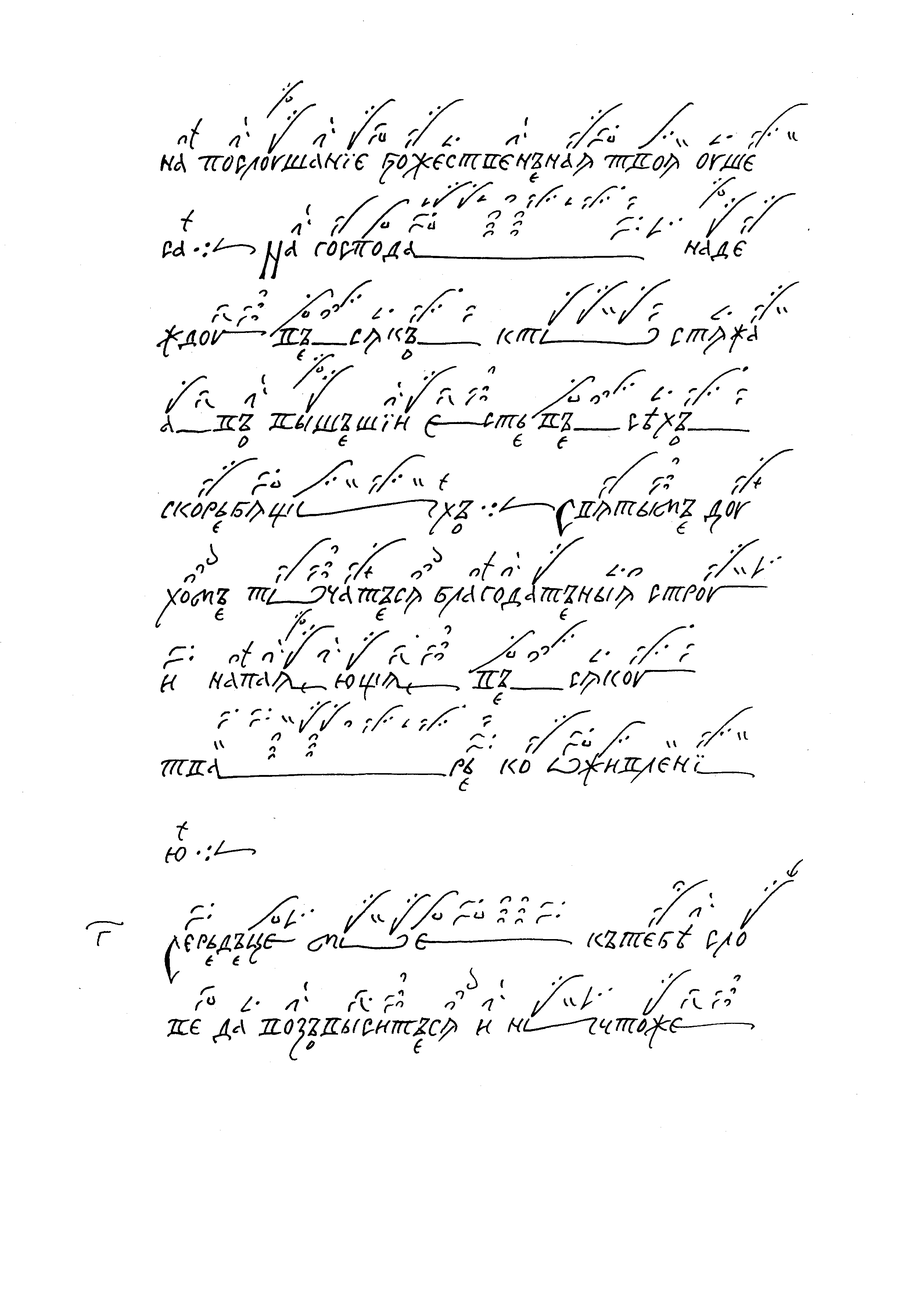
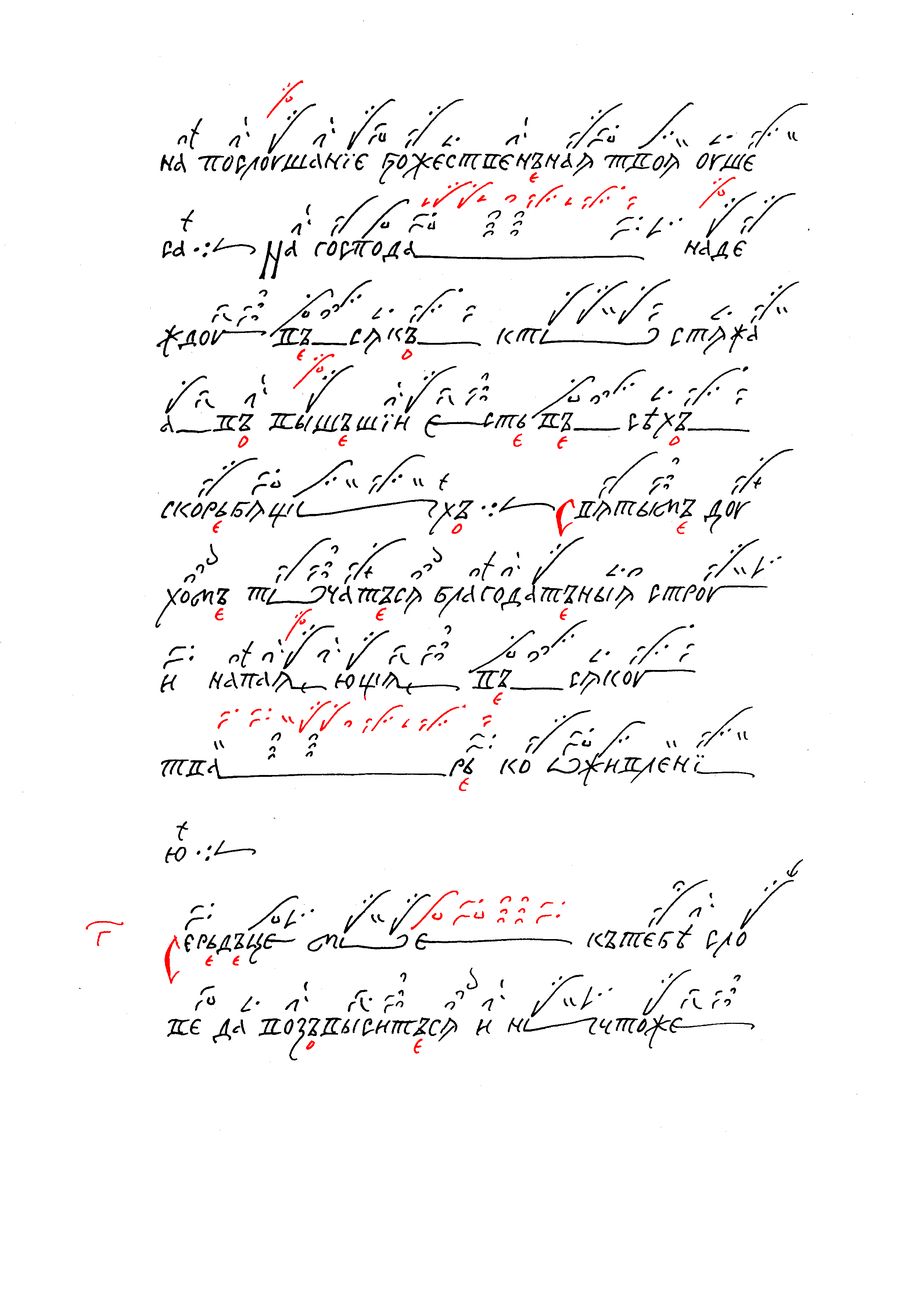
Comparing the layer stacks of the two 923 x 1304 images. Changes:
painted on "Червила" over <box>85,80,736,1054</box>
painted on "Чернила" over <box>85,80,736,1054</box>
